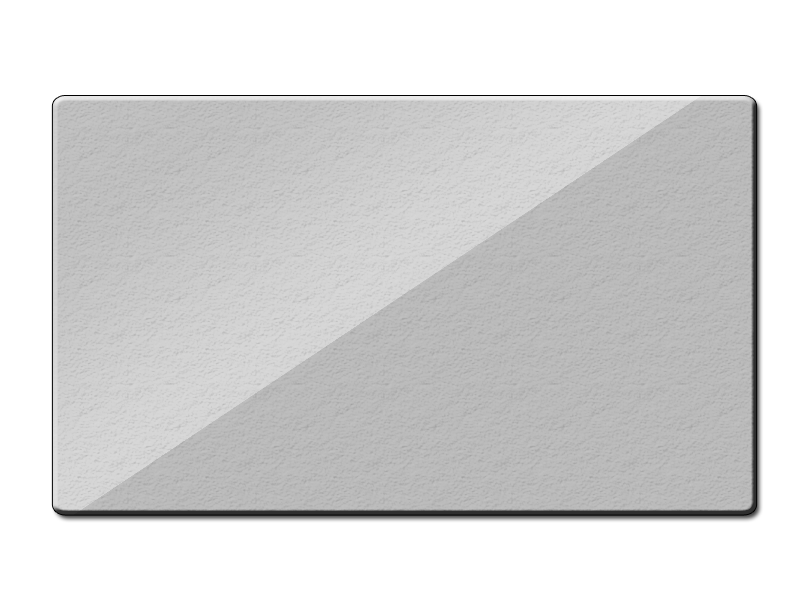
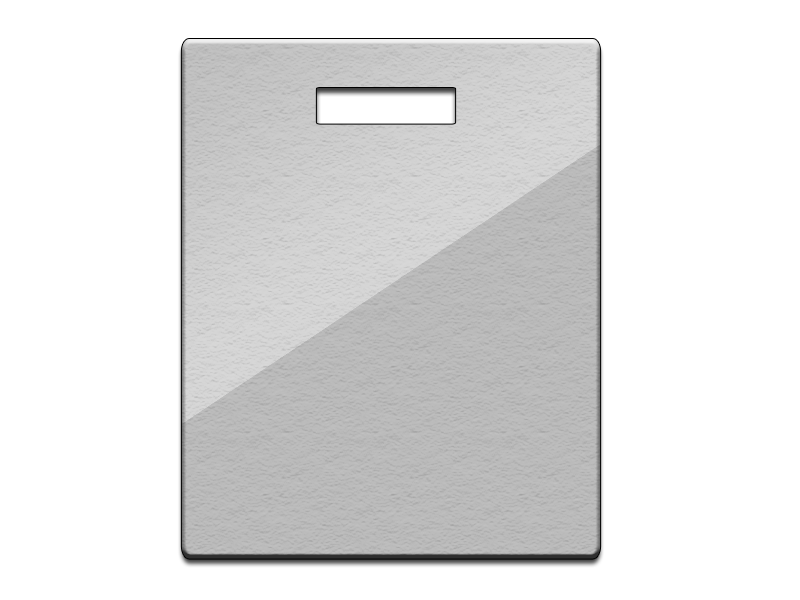
Layered file, before and after one edit (w=800, h=600). Changes by layer:
added layer "Background copy" above "Background copy 5" over [316, 88, 456, 124]
added layer "Background copy 5" above "Background" over [181, 39, 601, 559]
renamed "Shape 1" to "Background", hid it, painted on it over [51, 39, 758, 559]
hid "Layer 1" over [51, 38, 763, 568]
